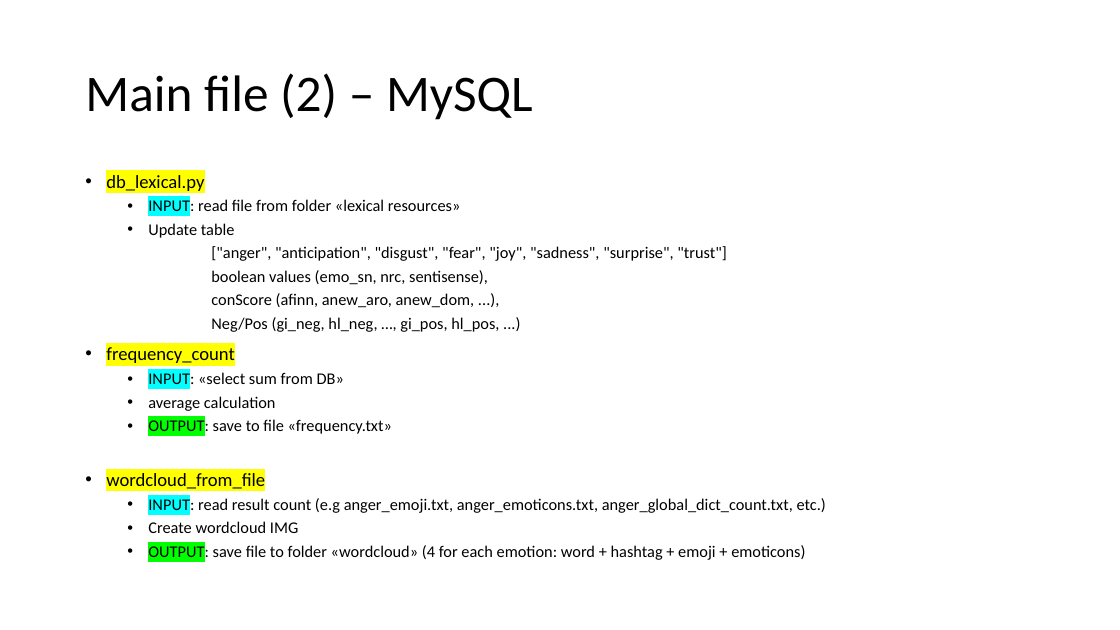
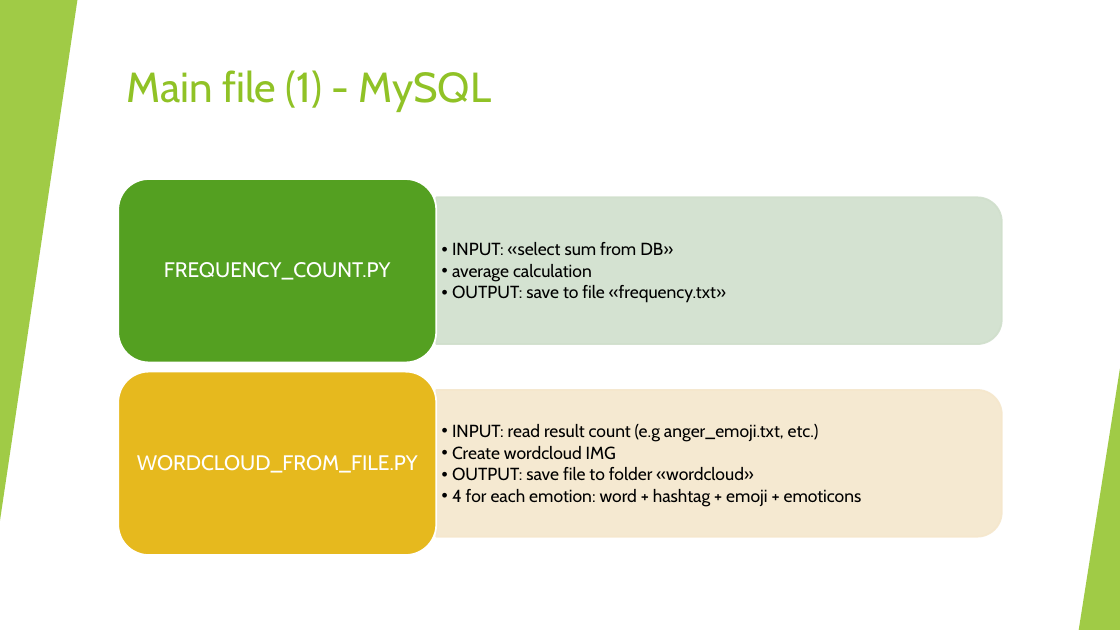
Before and after one commit to lucaMari94/mongodb-sentiment-analysis, a slide deck: slide 10 of silde/slide.pptx (slide 6 before the commit). Drawn at 1120x630 pixels with LibreOffice and Linux fonts; fonts in the diff are those of the drawing. Boxes give left, top, right and bottom in pixels: in the first picture for what was removed or moved away, otherwise in the second. Text is boxed around its words. In the diff, an @@ line names an element or a change of style, - is before the commit and + after.

```diff
--- a/silde/slide.pptx
+++ b/silde/slide.pptx
@@ rectangle added at <box>0,0,1120,630</box>, fill #FFFFFF @@
@@ triangle added at <box>0,0,77,521</box>, fill #90C226 at 85% opacity @@
@@ title "Main file (1) - MySQL" at <box>127,70,491,112</box>: vertical alignment middle to top @@
@@ title at <box>127,70,491,112</box>: text changed; size 44 to 36 pt; font Calibri to Cabin; text colour #000000 to #90C226 @@
-Main file (2) – MySQL
+Main file (1) - MySQL
@@ text removed at <box>106,175,826,562</box> @@
-• db_lexical.py
-  • INPUT: read file from folder «lexical resources»
-  • Update table
-  ["anger", "anticipation", "disgust", "fear", "joy", "sadness", "surprise", "trust"]
-  boolean values (emo_sn, nrc, sentisense),
-  conScore (afinn, anew_aro, anew_dom, ...),
-  Neg/Pos (gi_neg, hl_neg, …, gi_pos, hl_pos, ...)
-• frequency_count
-  • INPUT: «select sum from DB»
-  • average calculation
-  • OUTPUT: save to file «frequency.txt»
-• wordcloud_from_file
-  • INPUT: read result count (e.g anger_emoji.txt, anger_emoticons.txt, anger_global_dict_count.txt, etc.)
-  • Create wordcloud IMG
-  • OUTPUT: save file to folder «wordcloud» (4 for each emotion: word + hashtag + emoji + emoticons)
@@ group added at <box>0,0,1120,630</box>: 5 freeform shapes, 3 triangles, 2 lines @@
@@ triangle added at <box>1079,369,1120,630</box>, fill #90C226 at 85% opacity @@
@@ group added at <box>118,179,1002,555</box>: 4 texts, 2 round same rects, 2 rounded rectangles @@
+  • INPUT: «select sum from DB»
+  • average calculation
+  • OUTPUT: save to file «frequency.txt»
+FREQUENCY_COUNT.PY
+  • INPUT: read result count (e.g anger_emoji.txt, etc.)
+  • Create wordcloud IMG
+  • OUTPUT: save file to folder «wordcloud»
+  • 4 for each emotion: word + hashtag + emoji + emoticons
+WORDCLOUD_FROM_FILE.PY
```
Also in this commit, not shown: 22 other slides changed, 17 slides added, 5 slides removed.
